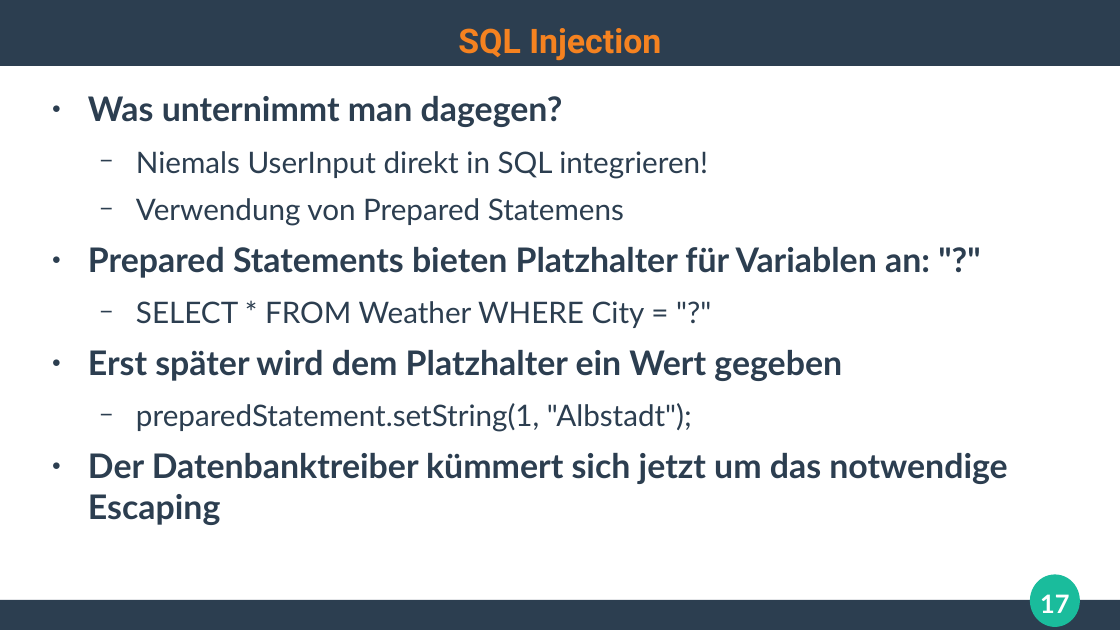
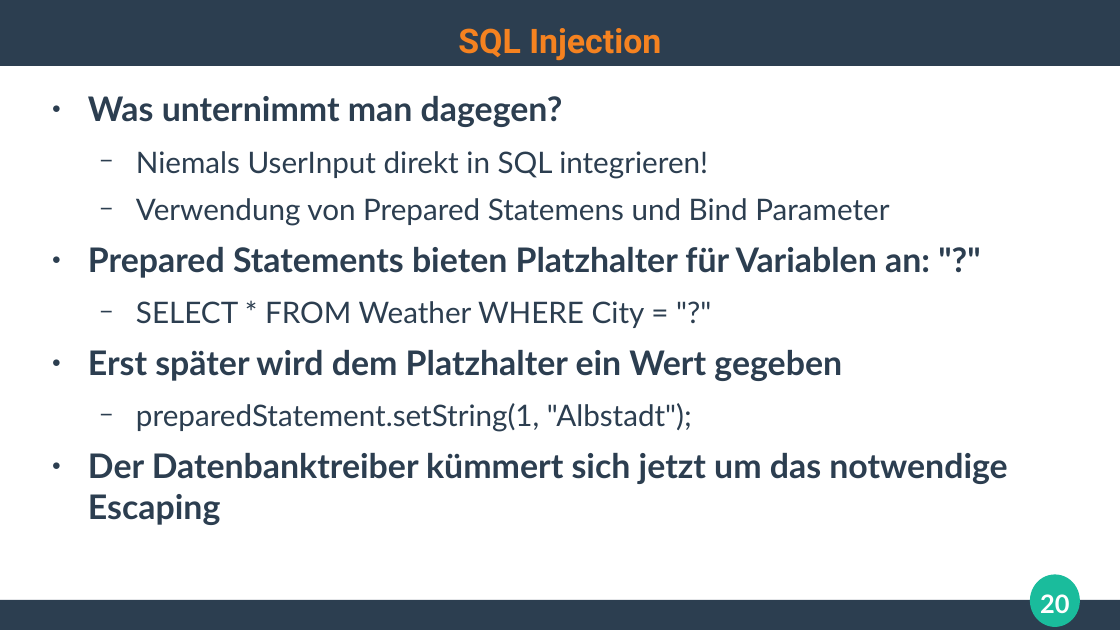
Before and after one commit to ghandmann/HS-AlbSig-WebAnwendungen2, a slide deck: slide 20 of Kapitel/06_WebSecurity.odp (slide 17 before the commit). Drawn at 1120x630 pixels with LibreOffice and Linux fonts; fonts in the diff are those of the drawing. Boxes give left, top, right and bottom in pixels: in the first picture for what was removed or moved away, otherwise in the second. Text is boxed around its words. In the diff, an @@ line names an element or a change of style, - is before the commit and + after.

```diff
--- a/Kapitel/06_WebSecurity.odp
+++ b/Kapitel/06_WebSecurity.odp
@@ text at <box>136,198,889,226</box>: text changed @@
-  − Verwendung von Prepared Statemens
+  − Verwendung von Prepared Statemens und Bind Parameter
@@ page number at <box>1040,594,1069,613</box>: text changed @@
-17
+20
```
Also in this commit, not shown: 6 other slides changed, 6 slides added, 3 slides removed.
